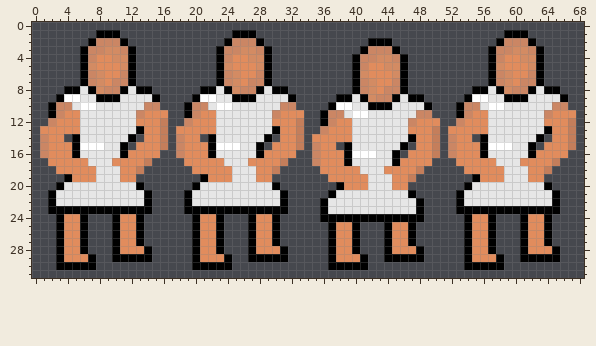
Edited in one commit: sprite sheet (Game/Player/idle.png). This is how it looked before the edit.
The file is 69x32 pixels. Colours within 5 levels of each other are drawn and written as one.
Now the later version:
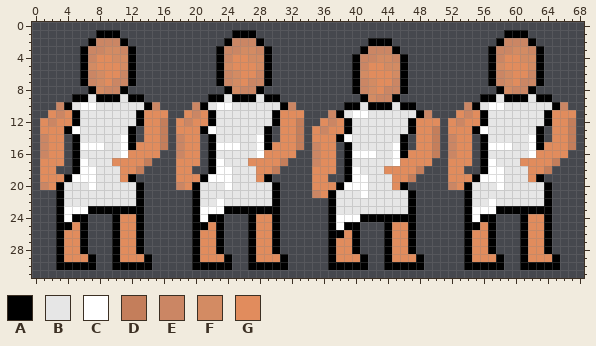
Palette (. is transparent): A #000000  B #e6e6e6  C #ffffff  D #c47e5b  E #cb8664  F #d38b63  G #e18c5d
Change:
y 8: x 4..6 AAB -> ...; x 12..14 BAA -> ...; x 21..23 AAB -> ...; x 29..31 BAA -> ...; x 55..57 AAB -> ...; x 63..65 BAA -> ...
y 9: x 3..6 ACCB -> ..AA; x 12..15 BBBA -> AA..; x 20..23 ACCB -> ..AA; x 29..32 BBBA -> AA..; x 38..40 AAB -> ...; x 46..48 BAA -> ...; x 54..57 ACCB -> ..AA; x 63..66 BBBA -> AA..
y 10: x 2 A -> .; x 4 E -> A; x 14 E -> A; x 19 A -> .; x 21 E -> A; x 31 E -> A; x 37..40 ACCB -> ..AA; x 46..49 BBBA -> AA..; x 53 A -> .; x 55 E -> A; x 65 E -> A
y 11: x 2 A -> G; x 5 G -> A; x 13 E -> A; x 19 A -> G; x 22 G -> A; x 30 E -> A; x 36 A -> .; x 38 E -> A; x 48 E -> A; x 53 A -> G; x 56 G -> A; x 64 E -> A
y 12: x 1 . -> G; x 5 G -> A; x 13 G -> A; x 18 . -> G; x 22 G -> A; x 30 G -> A; x 36 A -> G; x 39 G -> A; x 47 E -> A; x 52 . -> G; x 56 G -> A; x 64 G -> A
y 13: x 4..5 GG -> AC; x 12..13 BA -> A.; x 21..22 GG -> AC; x 29..30 BA -> A.; x 35 . -> G; x 39 G -> A; x 47 G -> A; x 55..56 GG -> AC; x 63..64 BA -> A.
y 14: x 11 B -> C; x 28 B -> C; x 38..39 GG -> AC; x 46..47 BA -> A.; x 62 B -> C
y 15: x 4 G -> .; x 11..12 A. -> CA; x 21 G -> .; x 28..29 A. -> CA; x 45 B -> C; x 55 G -> .; x 62..63 A. -> CA
y 16: x 4 G -> .; x 11 A -> C; x 21 G -> .; x 28 A -> C; x 38 G -> .; x 45..46 A. -> CA; x 55 G -> .; x 62 A -> C
y 17: x 1 . -> G; x 4..6 GGG -> .AC; x 18 . -> G; x 21..23 GGG -> .AC; x 38 G -> .; x 45 A -> C; x 52 . -> G; x 55..57 GGG -> .AC
y 18: x 1..7 ..GGGGG -> GG..ACC; x 18..24 ..GGGGG -> GG..ACC; x 35 . -> G; x 38..40 GGG -> .AC; x 52..58 ..GGGGG -> GG..ACC
y 19: x 1..3 ... -> GGG; x 5..7 GGG -> CCC; x 12 G -> A; x 18..20 ... -> GGG; x 22..24 GGG -> CCC; x 29 G -> A; x 35..41 ..GGGGG -> GG..ACC; x 52..54 ... -> GGG; x 56..58 GGG -> CCC; x 63 G -> A
y 20: x 1..2 .. -> EG; x 7 B -> C; x 18..19 .. -> EG; x 24 B -> C; x 35..37 ... -> GGG; x 39..41 GGG -> CCC; x 46 G -> A; x 52..53 .. -> EG; x 58 B -> C
y 21: x 2..3 AB -> .A; x 13..14 BA -> A.; x 19..20 AB -> .A; x 30..31 BA -> A.; x 35..36 .. -> EG; x 41 B -> C; x 53..54 AB -> .A; x 64..65 BA -> A.
y 22: x 2..3 AB -> .A; x 13..14 BA -> A.; x 19..20 AB -> .A; x 23 B -> C; x 30..31 BA -> A.; x 36..37 AB -> .A; x 47..48 BA -> A.; x 53..54 AB -> .A; x 57 B -> C; x 64..65 BA -> A.
y 23: x 2 A -> .; x 4..6 AAA -> CCC; x 14 A -> .; x 19 A -> .; x 21..23 AAA -> CCC; x 31 A -> .; x 36..37 AB -> .A; x 47..48 BA -> A.; x 53 A -> .; x 55..57 AAA -> CCC; x 65 A -> .
y 24: x 4..5 GG -> CA; x 21..22 GG -> CA; x 36 A -> .; x 38..40 AAA -> CCC; x 48 A -> .; x 55..56 GG -> CA
y 25: x 4 G -> A; x 21 G -> A; x 38..39 GG -> CA; x 55 G -> A
y 26: x 38 G -> A
y 28: x 13..14 GA -> A.; x 30..31 GA -> A.; x 47..48 GA -> A.; x 64..65 GA -> A.
y 29: x 11..13 AAA -> GGG; x 28..30 AAA -> GGG; x 45..47 AAA -> GGG; x 62..64 AAA -> GGG
y 30: x 10..14 ..... -> AAAAA; x 27..31 ..... -> AAAAA; x 44..48 ..... -> AAAAA; x 61..65 ..... -> AAAAA
